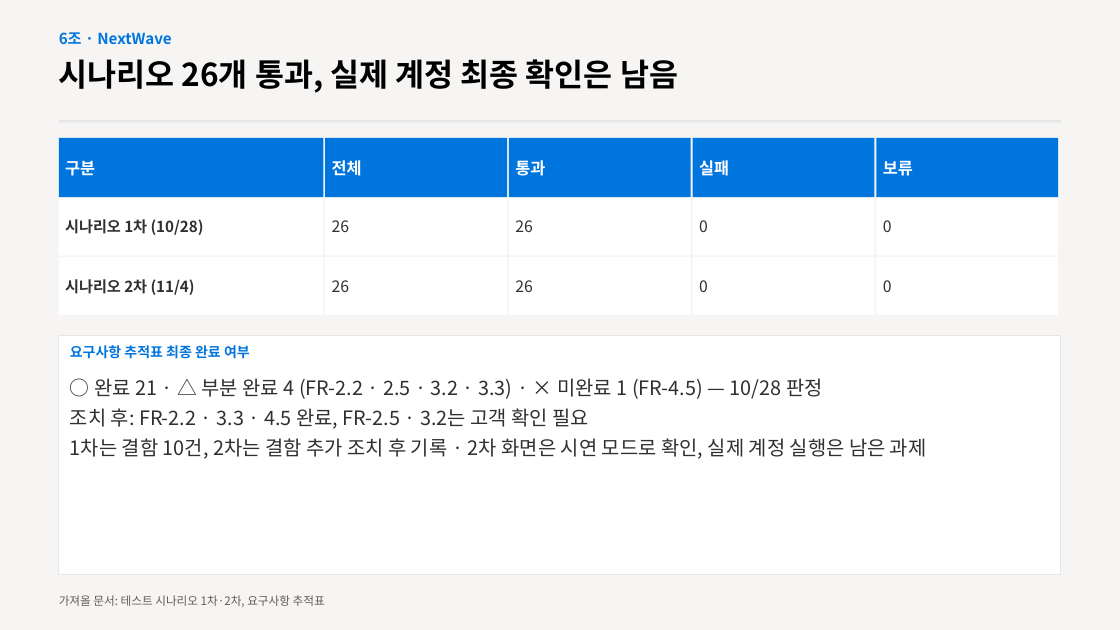
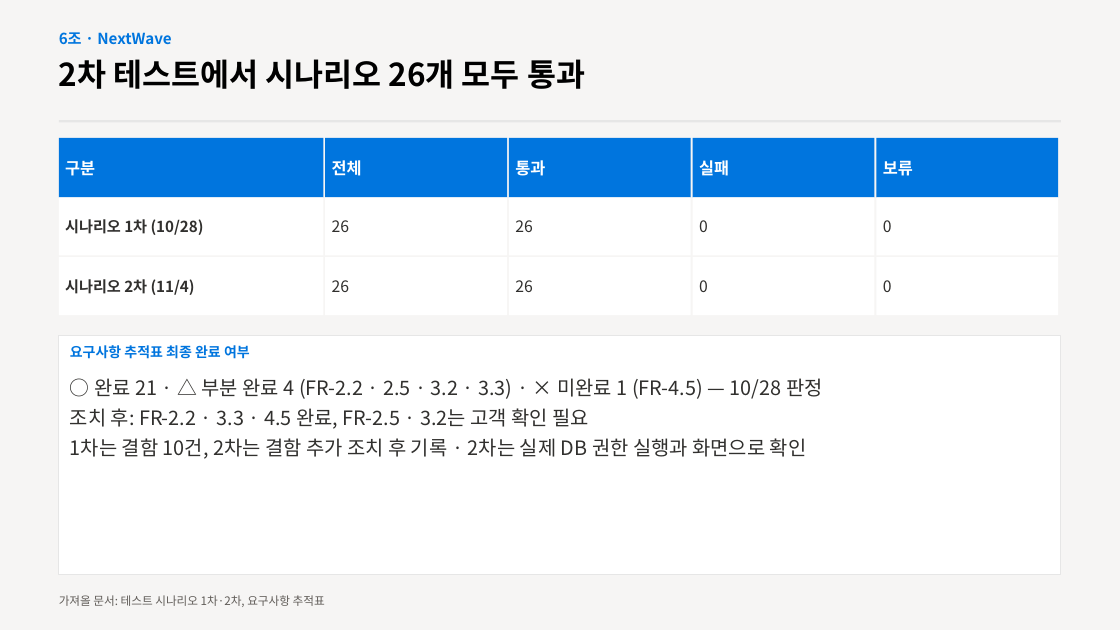
Before and after one commit to dlftjd6623-coder/nextwave, a slide deck: slide 11 of docs/발표자료_6조.pptx. Drawn at 1120x630 pixels with LibreOffice and Linux fonts; fonts in the diff are those of the drawing. Boxes give left, top, right and bottom in pixels: in the first picture for what was removed or moved away, otherwise in the second. Text is boxed around its words. In the diff, an @@ line names an element or a change of style, - is before the commit and + after.

```diff
--- a/docs/발표자료_6조.pptx
+++ b/docs/발표자료_6조.pptx
@@ text at <box>59,59,585,89</box>: text changed @@
-시나리오 26개 통과, 실제 계정 최종 확인은 남음
+2차 테스트에서 시나리오 26개 모두 통과
@@ text at <box>70,438,807,459</box>: text changed @@
-1차는 결함 10건, 2차는 결함 추가 조치 후 기록 · 2차 화면은 시연 모드로 확인, 실제 계정 실행은 남은 과제
+1차는 결함 10건, 2차는 결함 추가 조치 후 기록 · 2차는 실제 DB 권한 실행과 화면으로 확인
```
Also in this commit, not shown: 2 other slides changed.
